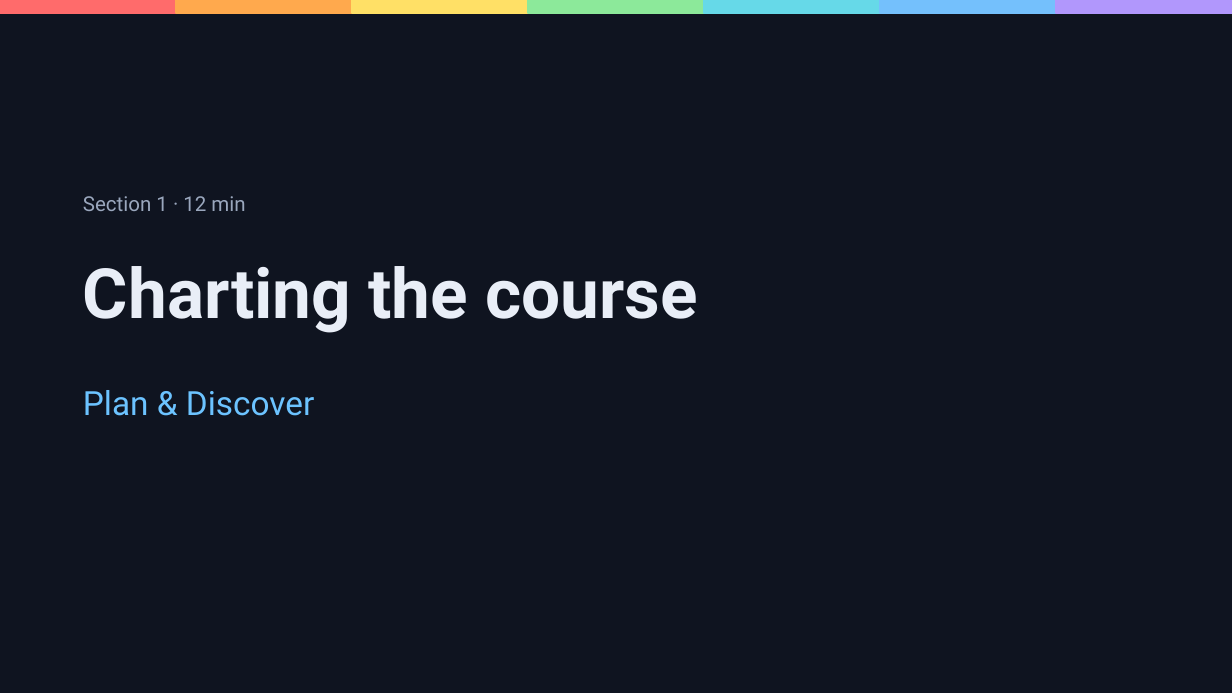
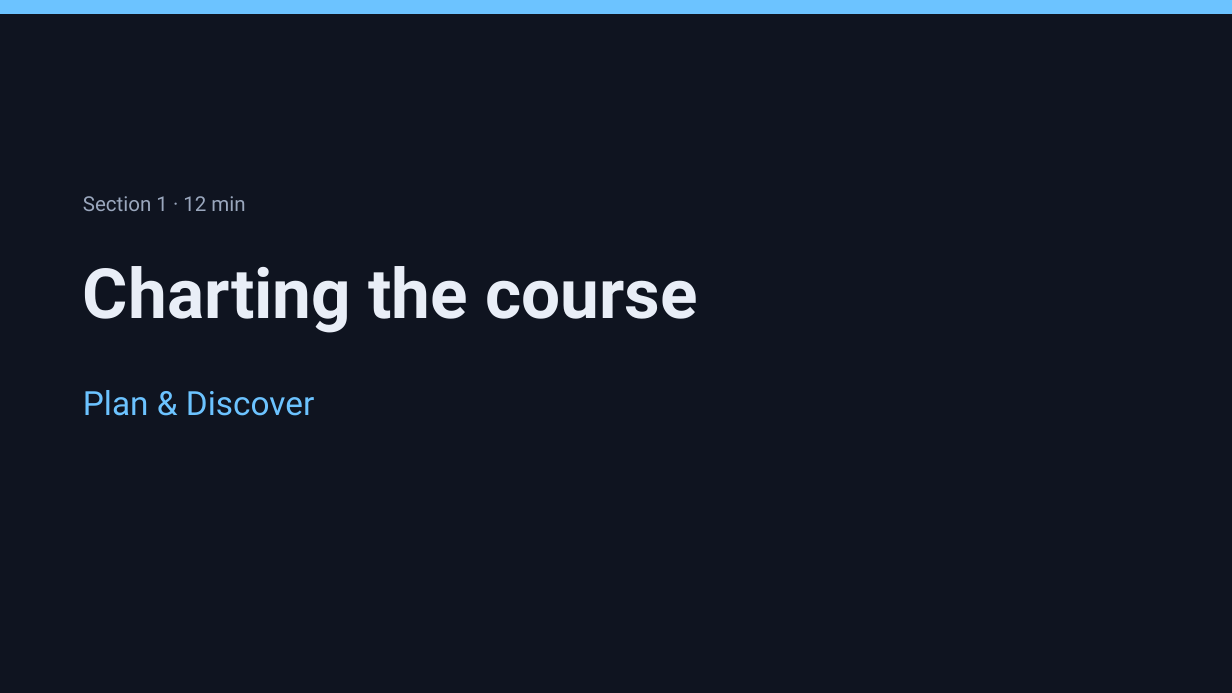
Before and after one commit to thisismydemo/nic2026_azl, a slide deck: slide 7 of presentation/Azure_Local_Discovery_to_Day2_NIC2026.pptx. Drawn at 1232x693 pixels with LibreOffice and Linux fonts; fonts in the diff are those of the drawing. Boxes give left, top, right and bottom in pixels: in the first picture for what was removed or moved away, otherwise in the second. Text is boxed around its words. In the diff, an @@ line names an element or a change of style, - is before the commit and + after.

```diff
--- a/presentation/Azure_Local_Discovery_to_Day2_NIC2026.pptx
+++ b/presentation/Azure_Local_Discovery_to_Day2_NIC2026.pptx
@@ rectangle removed at (x1=0, y1=0, x2=177, y2=13) @@
@@ rectangle added at (x1=0, y1=0, x2=1232, y2=13), fill #6CC3FF, outline #6CC3FF 1 pt @@
@@ rectangle removed at (x1=176, y1=0, x2=352, y2=13) @@
@@ rectangle removed at (x1=352, y1=0, x2=529, y2=13) @@
@@ rectangle removed at (x1=528, y1=0, x2=704, y2=13) @@
@@ rectangle removed at (x1=704, y1=0, x2=881, y2=13) @@
@@ rectangle removed at (x1=880, y1=0, x2=1056, y2=13) @@
@@ rectangle removed at (x1=1056, y1=0, x2=1232, y2=13) @@
```
Also in this commit, not shown: 6 other slides changed.
